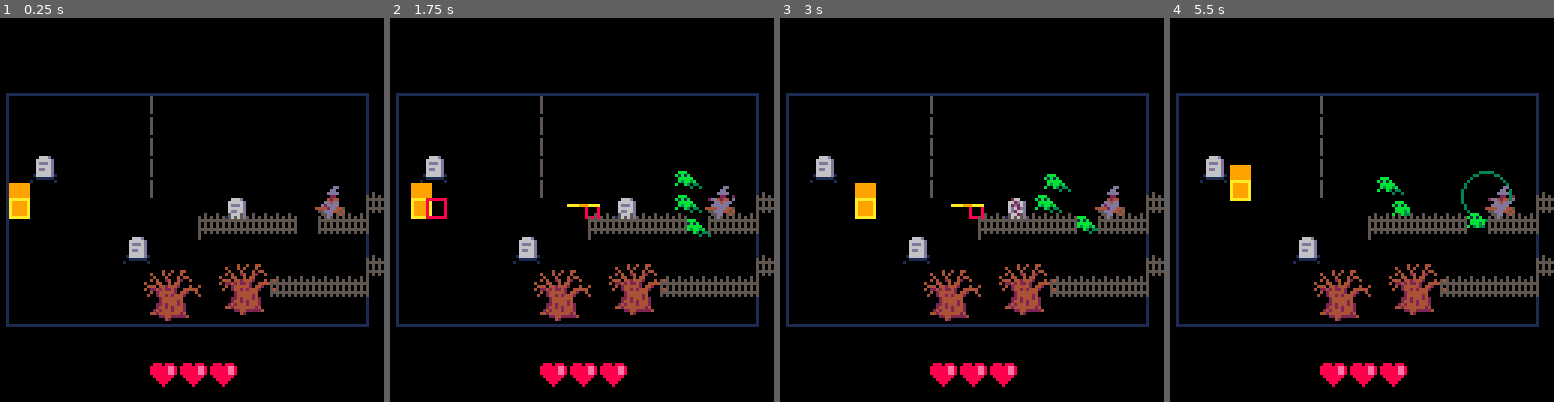
Above: before the commit, frames 1-4 (left to right).
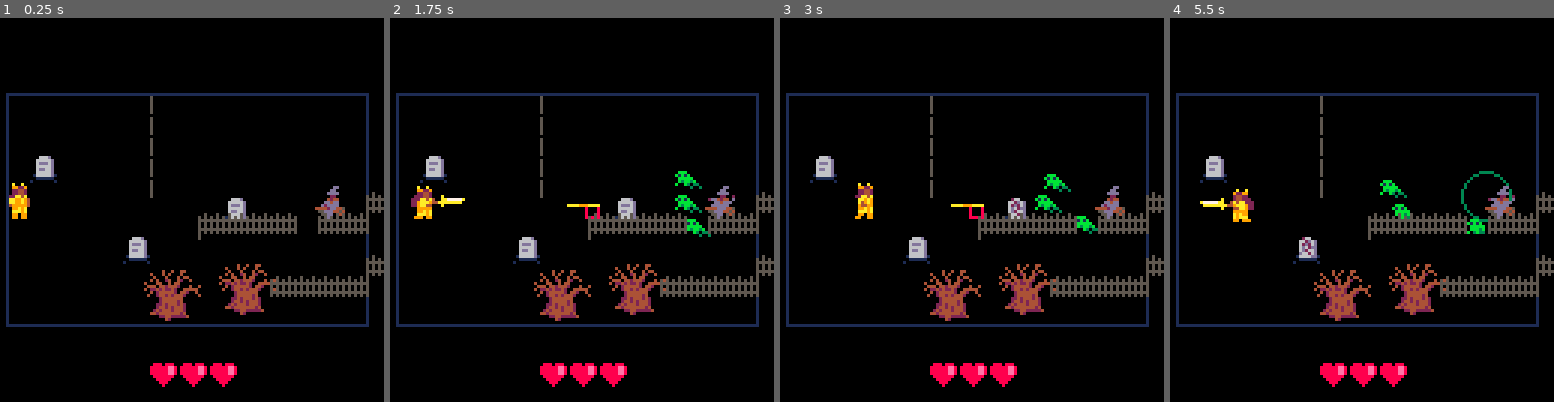
Above: after the commit, the same moments.

Repository: aylanonsense/pico-ludum-dare-40
Game: PICO-8 cartridge cart.p8
Two runs of this game, one before a commit and one after it. Both use one fixed random seed, a clock stepped at 60 frames per second and the inputs below.
Inputs:
- Up to frame 1 (0.25 s): no input
- Up to frame 2 (1.75 s): tap X (X key) at 0.33, 1.07 s; tap O (Z key) at 0.7, 1.7 s; hold Right from 1.6 s (still down)
- Up to frame 3 (3 s): tap X (X key) at 1.85, 2.97 s; release Right at 2.1 s; tap O (Z key) at 2.1, 2.5, 2.9 s; hold Up 2.15-2.42 s; hold Right from 2.47 s (still down)
- Up to frame 4 (5.5 s): release Right at 3.03 s; hold Left 3.08-3.58 s; tap O (Z key) every 0.4 s from 3.3 to 5.3 s; hold Down 3.63-3.97 s; hold Right 4.02-4.68 s; tap X (X key) at 4.08, 5.2 s; hold Up 4.73-5.03 s; hold Left from 5.08 s (still down)

The runs differ from the first frame. In frame 1, 0.4% of the frame differs, in the area x 2-8%, y 42-53%; in frame 2, 0.6%; in frame 3, 0.4%; in frame 4, 1.4%, in the area x 7-83%, y 38-63%.

Commit message:
Actual animated player sprite

Diff:
--- a/cart.p8
+++ b/cart.p8
@@ -34,6 +34,8 @@
 local scenes
 local scene
 local scene_frame
+local freeze_frames
+local screen_shake_frames
 
 -- global input vars
 local buttons={}
@@ -63,19 +65,19 @@
 		collision_channel=2+4+16, -- tombstones + trees + fences
 		facing_dir="right",
 		move_dir=nil,
-		mace_attack_anim=0,
-		mace_attack_cooldown=0,
+		sword_attack_anim=0,
+		sword_attack_cooldown=0,
 		javelin_throw_anim=0,
 		javelin_throw_cooldown=0,
 		dodge_roll_dir=nil,
 		dodge_roll_anim=0,
 		dodge_roll_end_anim=0,
 		dodge_roll_detection=5,
-		weapons={"mace","javelin"},
+		weapons={"sword","javelin"},
 		weapon_index=1,
 		update=function(self)
-			decrement_counter_prop(self,"mace_attack_anim")
-			decrement_counter_prop(self,"mace_attack_cooldown")
+			decrement_counter_prop(self,"sword_attack_anim")
+			decrement_counter_prop(self,"sword_attack_cooldown")
 			decrement_counter_prop(self,"javelin_throw_anim")
 			decrement_counter_prop(self,"javelin_throw_cooldown")
 			decrement_counter_prop(self,"dodge_roll_end_anim")
@@ -87,7 +89,7 @@
 				self.dodge_roll_dir=nil
 			end
 			-- switch move direction when a button pressed
-			if self.dodge_roll_end_anim<=0 then
+			if self.dodge_roll_end_anim<=0 and self.sword_attack_anim<=0 and self.javelin_throw_anim<=0 then
 				foreach(directions,function(dir)
 					if self.dodge_roll_anim<=0 and btnp2(dir) then
 						self.move_dir=dir
@@ -115,7 +117,7 @@
 				end
 			end
 			-- no moving during an animation
-			if self.javelin_throw_anim>0 or self.mace_attack_anim>0 or self.dodge_roll_end_anim>0 then
+			if self.javelin_throw_anim>0 or self.sword_attack_anim>0 or self.dodge_roll_end_anim>0 then
 				self.vx,self.vy=0,0
 			else
 				-- face the direction of movement
@@ -133,10 +135,10 @@
 			end
 			-- throw a javelin
 			if self.dodge_roll_anim<=0 and self.dodge_roll_end_anim<=0 and btnp2("z") then
-				if self.weapons[self.weapon_index]=="mace" and self.mace_attack_cooldown<=0 then
-					self.mace_attack_anim=10
-					self.mace_attack_cooldown=10
-					spawn_entity("mace_attack",self.x,self.y,{slash_dir=self.facing_dir})
+				if self.weapons[self.weapon_index]=="sword" and self.sword_attack_cooldown<=0 then
+					self.sword_attack_anim=10
+					self.sword_attack_cooldown=17
+					spawn_entity("sword_attack",self.x,self.y,{slash_dir=self.facing_dir})
 				elseif self.weapons[self.weapon_index]=="javelin" and self.javelin_throw_cooldown<=0 then
 					self.javelin_throw_anim=10
 					self.javelin_throw_cooldown=30
@@ -145,23 +147,70 @@
 			end
 		end,
 		draw=function(self)
-			rectfill(self.x+0.5,self.y-4.5,self.x+6.5,self.y+6.5,9)
-			self:draw_outline(10)
+			local sx
+			local sy=11
+			local sw=7
+			local sh=12
+			local sflipped=(self.facing_dir=="left")
+			local sdx=0
+			local sdy=5
+			if self.facing_dir=="down" then
+				sx=57
+			elseif self.facing_dir=="up" then
+				sx=105
+			else
+				sx=81
+			end
+			if self.dodge_roll_anim>0 then
+				sx+=ternary(self.dodge_roll_anim>4,8,16)
+				sy=24
+				sh=7
+				sdy=0
+			elseif self.vx!=0 or self.vy!=0 then
+				sx+=ternary(self.frames_alive%16>8,8,16)
+			end
+			if self.sword_attack_anim>0 then
+				if self.facing_dir=="down" then
+					sx,sy,sw,sh,sdy=23,14,6,17,4
+				elseif self.facing_dir=="up" then
+					sx,sy,sw,sh,sdy=30,7,7,20,13
+				else
+					sx,sh,sw,sh,sdx,sdy=38,15,18,12,ternary(self.facing_dir=="left",11,0),8
+				end
+			end
+			if self.invincibility_frames%6<3 then
+				sspr2(sx,sy,sw,sh,self.x-sdx,self.y-sdy,sflipped)
+				-- self:draw_outline(12)
+			end
 		end,
 		on_death=function(self)
 			init_scene("death")
+		end,
+		on_hurt=function(self)
+			self.invincibility_frames=48
+			freeze_and_shake_screen(6,10)
 		end
 	},
-	mace_attack={
-		width=7,
+	sword_attack={
+		width=15,
 		height=7,
-		frames_to_death=1,
+		frames_to_death=4,
 		hitbox_channel=2+4+8+16, -- witches + minions + tombstones + fences
 		init=function(self)
-			local x,y=dir_to_vector(self.slash_dir,5)
-			self.x+=x
-			self.y+=y
-		end
+			if self.slash_dir=="right" then
+				self.x+=2
+			elseif self.slash_dir=="left" then
+				self.x-=10
+			else
+				self.width,self.height=7,12
+				if self.slash_dir=="down" then
+					self.y+=1
+				else
+					self.y-=9
+				end
+			end
+		end,
+		draw=noop
 	},
 	javelin={
 		width=5,
@@ -281,9 +330,7 @@
 		end,
 		draw=function(self)
 			sspr2(12,0,10,6,self.x-2,self.y+2,self.flipped)
-			if self.obstacle_channel>0 then
-				sspr2(ternary(self.health<2,6,0),0,6,7,self.x,self.y-1)
-			end
+			sspr2(ternary(self.health<2,6,0),0,6,7,self.x,self.y-1)
 		end
 	},
 	tree={
@@ -331,27 +378,36 @@
 end
 
 function _update()
-	scene_frame=increment_counter(scene_frame)
-	-- keep track of when inputs are pressed
-	local i
-	for i=0,5 do
-		button_presses[i]=btn(i) and not buttons[i]
-		buttons[i]=btn(i)
-	end
-	-- update scene
-	scene[2]()
+	if freeze_frames>0 then
+		freeze_frames=decrement_counter(freeze_frames)
+	else
+		screen_shake_frames=decrement_counter(screen_shake_frames)
+		scene_frame=increment_counter(scene_frame)
+		-- keep track of when inputs are pressed
+		local i
+		for i=0,5 do
+			button_presses[i]=btn(i) and not buttons[i]
+			buttons[i]=btn(i)
+		end
+		-- update scene
+		scene[2]()
+	end
 end
 
 function _draw()
+	local shake_x=0
+	if screen_shake_frames>0 then
+		shake_x=mid(1,screen_shake_frames/2,3)*(2*(scene_frame%2)-1)
+	end
+	-- clear the screen
 	camera()
-	-- clear the screen
 	cls(0)
 	-- draw guidelines
 	-- rect(0,0,127,127,1)
 	-- rect(2,25,125,102,1)
 	-- rect(63,0,64,127,1)
 	-- draw scene
-	scene[3]()
+	scene[3](shake_x)
 end
 
 -- title scene methods
@@ -514,9 +570,9 @@
 	end)
 end
 
-function draw_game()
+function draw_game(shake_x)
 	-- draw play grid
-	camera(-2,-25)
+	camera(shake_x-2,-25)
 	color(1)
 	-- local c,r
 	-- for c=0,15 do
@@ -531,7 +587,7 @@
 		entity:draw()
 	end)
 	-- draw ui
-	camera()
+	camera(shake_x)
 	color(0)
 	rectfill(0,0,127,16)
 	rectfill(0,111,127,127)
@@ -729,11 +785,17 @@
 
 -- scene functions
 function init_scene(s)
+	freeze_frames,screen_shake_frames=0,0
 	scene,scene_frame=scenes[s],0
 	scene[1]()
 end
 
 -- helper methods
+function freeze_and_shake_screen(freeze,shake)
+	freeze_frames=max(freeze,freeze_frames)
+	screen_shake_frames=max(shake,screen_shake_frames)
+end
+
 function player_has_curse(s)
 	local i
 	for i=1,#player_curses do
Not shown, changed: 91 lines of the sprite sheet (__gfx__) section of cart.p8
